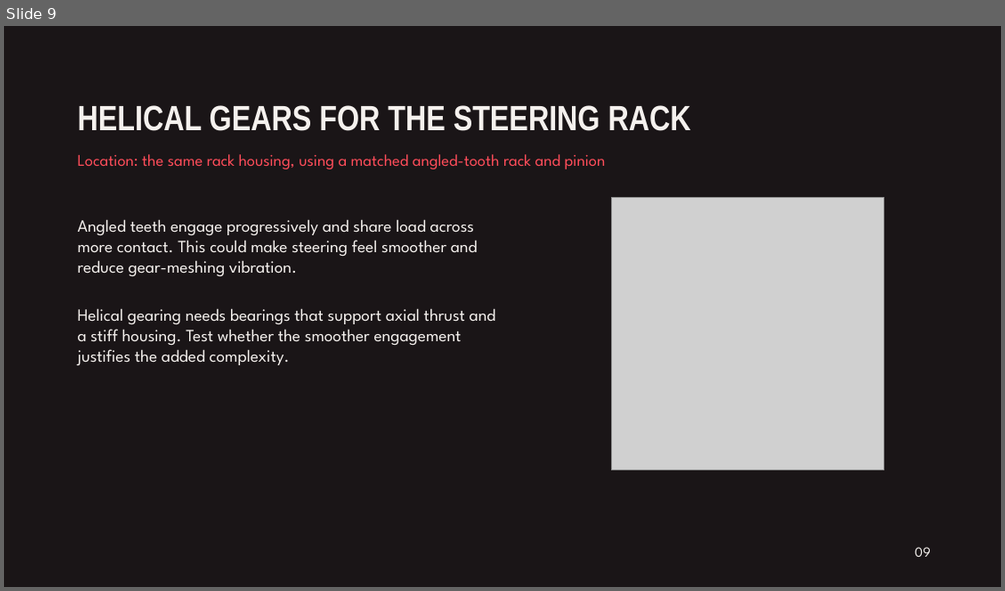
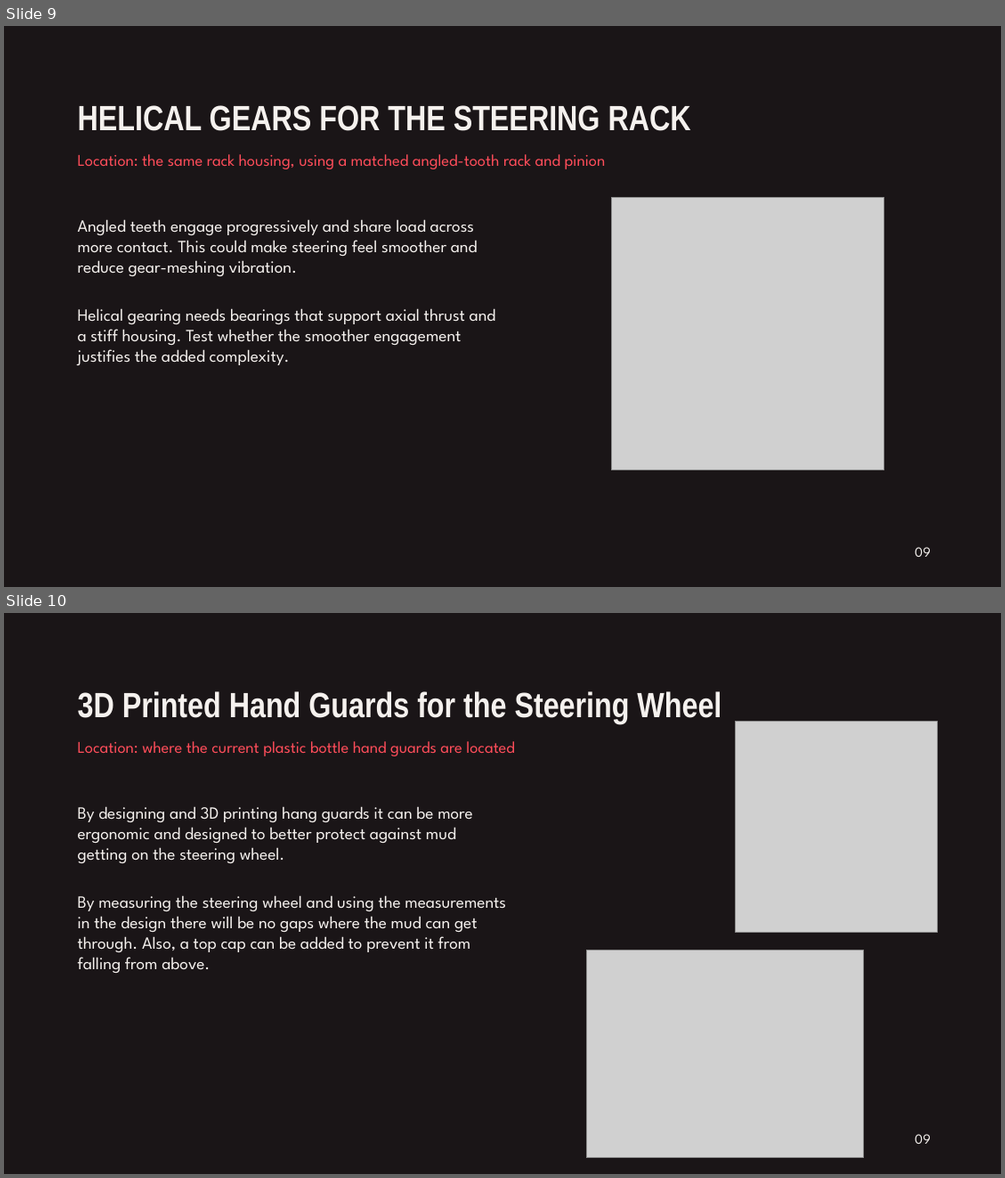
Before and after one commit to Polowater123/Aggie-Baja-Controls-The-A.B.C.-, a slide deck: Concept Portfolio.pptx. Shown one above the other, each under a label of ours: slide 9 before the commit, slides 9 and 10 after it. The pictures are 1005x591 and 1005x1178 pixels, drawn with LibreOffice and Linux fonts; fonts in the diff are those of the drawing; grey boxes stand for pictures. Boxes give left, top, right and bottom in pixels: in the first picture for what was removed or moved away, otherwise in the second. Text is boxed around its words. In the diff, an @@ line names an element or a change of style, - is before the commit and + after.

Commit message:
Update concept portfolio presentation
Revise the Concept Portfolio PowerPoint.

```diff
--- a/Concept Portfolio.pptx
+++ b/Concept Portfolio.pptx
@@ slide 10 added at [4,613,1001,1174], background #1A1517 @@
@@ text added at [78,691,721,725], 33.8 pt, text #F5F1EE, bold @@
+3D Printed Hand Guards for the Steering Wheel
@@ text added at [78,741,515,756], 15.8 pt, text #FF4D5A @@
+Location: where the current plastic bottle hand guards are located
@@ picture added at [736,722,938,933] @@
@@ text added at [78,806,473,863], 16.5 pt, text #F5F1EE @@
+By designing and 3D printing hang guards it can be more ergonomic and designed to better protect against mud getting on the steering wheel.
@@ text added at [78,895,506,973], 16.5 pt, text #F5F1EE @@
+By measuring the steering wheel and using the measurements in the design there will be no gaps where the mud can get through. Also, a top cap can be added to prevent it from falling from above.
@@ picture added at [587,950,864,1158] @@
@@ text added at [914,1134,930,1143], 13.5 pt, text #F5F1EE @@
+09
```
